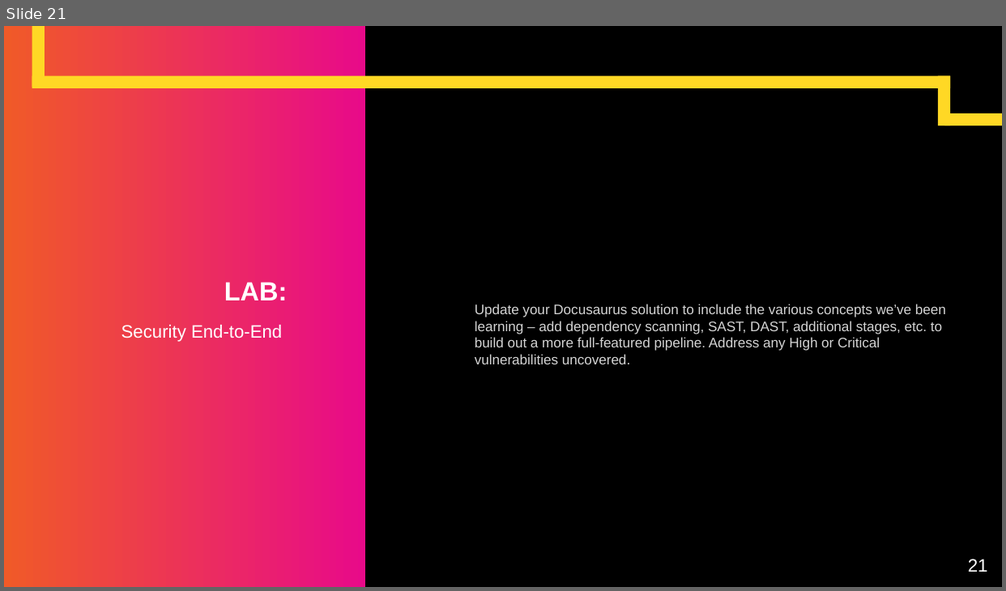
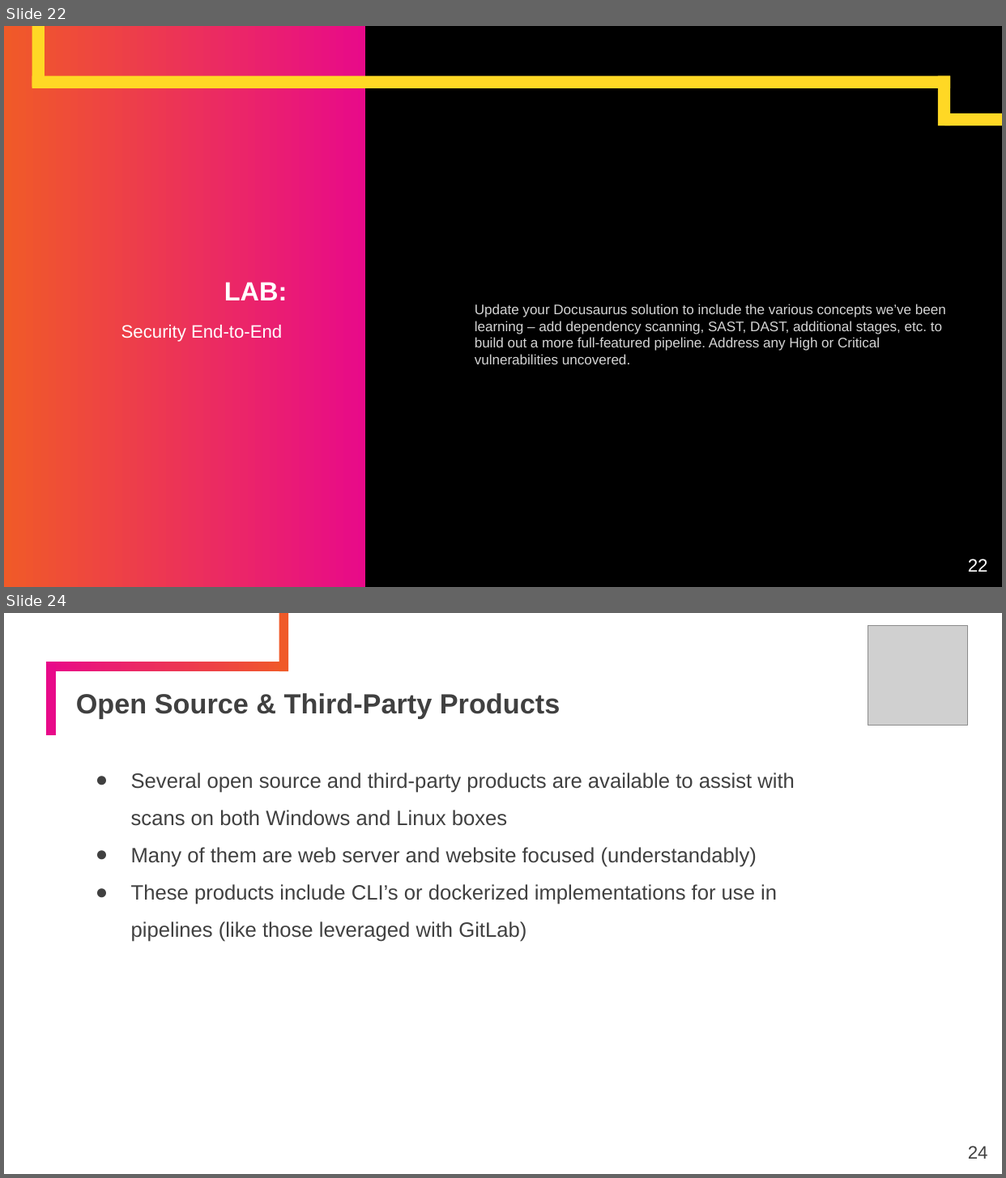
Before and after one commit to KernelGamut32/devsecops-agile-gitlab, a slide deck: gitlab/slides/GitLab.pptx. Shown one above the other, each under a label of ours: slide 21 before the commit, slides 22 and 24 after it; the slides between them are not shown. The pictures are 1006x591 and 1006x1178 pixels, drawn with LibreOffice and Linux fonts; fonts in the diff are those of the drawing; grey boxes stand for pictures. Boxes give left, top, right and bottom in pixels: in the first picture for what was removed or moved away, otherwise in the second. Text is boxed around its words. In the diff, an @@ line names an element or a change of style, - is before the commit and + after.

```diff
--- a/gitlab/slides/GitLab.pptx
+++ b/gitlab/slides/GitLab.pptx
@@ slide 24 added at [4,613,1002,1174], background #FFFFFF @@
@@ rectangle added at [279,614,289,672], fill #F05A28 @@
@@ picture added at [868,625,968,725] @@
@@ rectangle added at [45,662,55,735], fill #E80A89 @@
@@ rectangle added at [46,662,288,672], fill gradient #F05A28 to #E80A89 @@
@@ title added at [76,693,560,719], 20 pt, text #404040, bold @@
+Open Source & Third-Party Products
@@ text added at [131,773,795,942], 15 pt, text #404040 @@
+● Several open source and third-party products are available to assist with scans on both Windows and Linux boxes
+● Many of them are web server and website focused (understandably)
+    ● These products include CLI’s or dockerized implementations for use in pipelines (like those leveraged with GitLab)
@@ page number added at [968,1146,988,1159], 13 pt, text #404040 @@
+24
@@ what was slide 21 is now slide 22 @@
@@ page number at [968,559,988,572]: text changed @@
-21
+22
```
Also in this commit, not shown: 1 slide changed, 5 other slides added, 3 other files.
